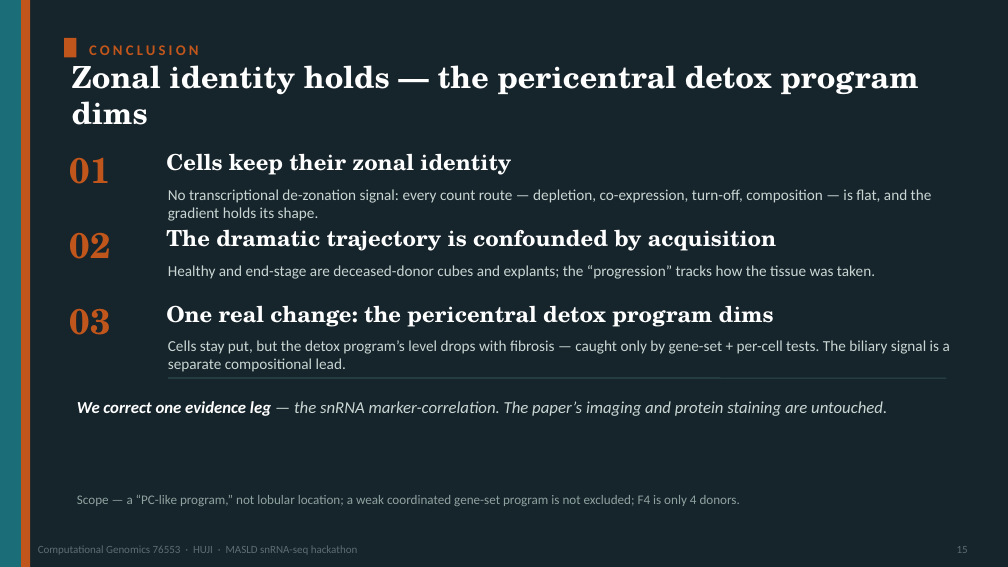
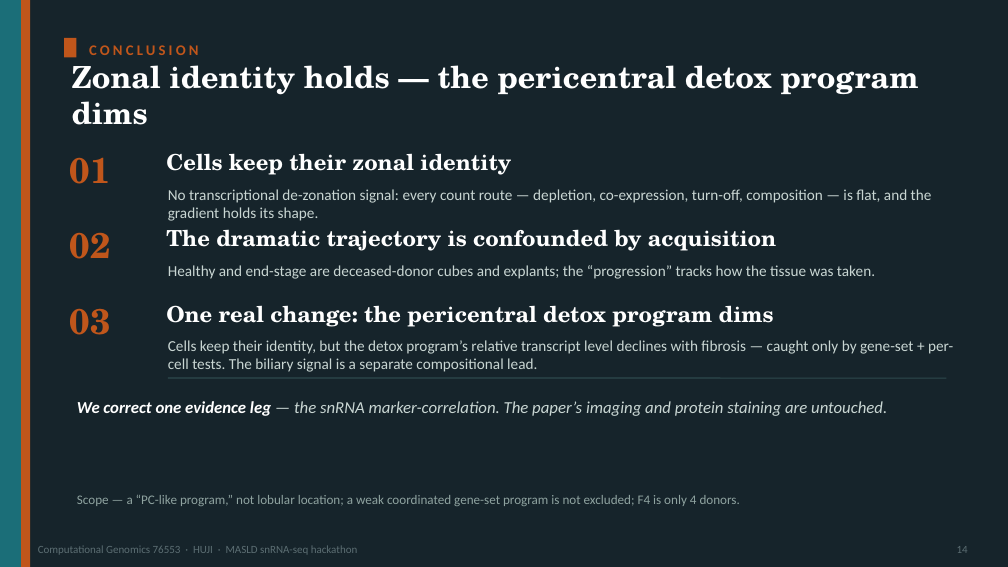
Before and after one commit to roeetekoah/liver-zonation, a slide deck: slide 17 of presentation/MASLD_zonation.pptx (slide 15 before the commit). Drawn at 1008x567 pixels with LibreOffice and Linux fonts; fonts in the diff are those of the drawing. Boxes give left, top, right and bottom in pixels: in the first picture for what was removed or moved away, otherwise in the second. Text is boxed around its words. In the diff, an @@ line names an element or a change of style, - is before the commit and + after.

```diff
--- a/presentation/MASLD_zonation.pptx
+++ b/presentation/MASLD_zonation.pptx
@@ text at (x1=168, y1=340, x2=953, y2=372): text changed @@
-Cells stay put, but the detox program’s level drops with fibrosis — caught only by gene-set + per-cell tests. The biliary signal is a separate compositional lead.
+Cells keep their identity, but the detox program’s relative transcript level declines with fibrosis — caught only by gene-set + per-cell tests. The biliary signal is a separate compositional lead.
@@ text at (x1=957, y1=546, x2=968, y2=553): text changed @@
-15
+14
```
Also in this commit, not shown: 17 other slides changed, 4 slides added, 2 slides removed, 4 other files.
